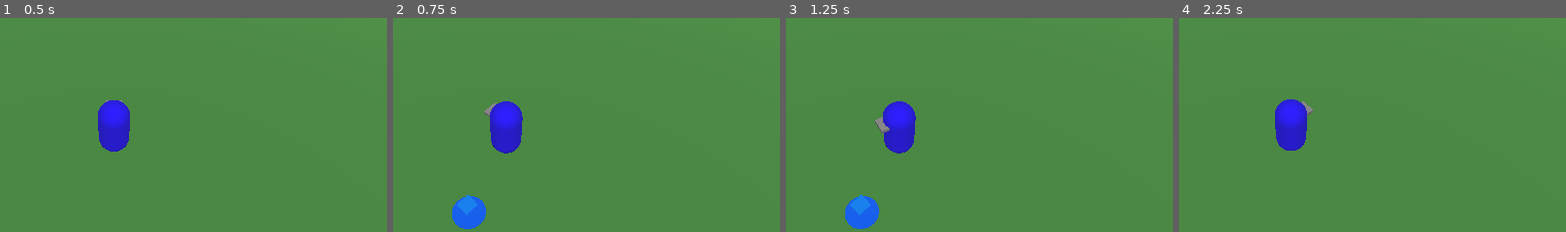
Above: before the commit, frames 1-4 (left to right).
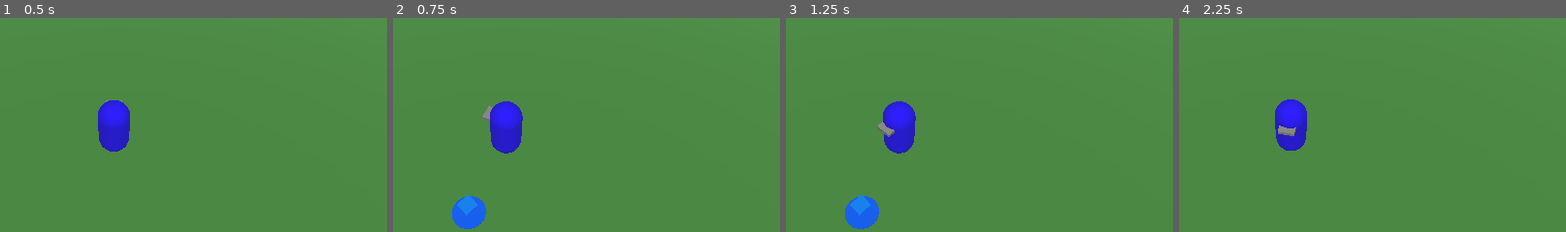
Above: after the commit, the same moments.

Repository: vitorreao/dungeon_walkers
Game: Godot game, scene res://levels/Level.tscn
The game is run twice, just before and just after one commit, with the same random seed, the same clock (stepped at 60 frames per second) and the same inputs.
Inputs (mouse positions are % of the whole screen's width and height, from its top left):
- Up to frame 1 (0.5 s): no input
- Up to frame 2 (0.75 s): tap Enter at 0.5 s; move the mouse to (45, 70) at 0.52 s; press the mouse at (45, 70) at 0.53 s
- Up to frame 3 (1.25 s): no input
- Up to frame 4 (2.25 s): tap Space at 1.25 s; move the mouse to (80, 65) at 1.27 s; release the mouse at (80, 65) at 1.28 s; right-click (80, 65) at 1.35 s; click (80, 65) at 1.42 s; move the mouse to (20, 34) at 2.02 s; press the mouse at (20, 34) at 2.03 s
The pictures show only the part of the screen within x 35-85%, y 24-74%; the shares and areas given below are measured in that part.

Frame 1 is identical in both runs. In frame 2, less than 0.1% of the frame differs, in the area x 23-34%, y 39-56%; in frame 3, 0.1%; in frame 4, 0.2%, in the area x 25-35%, y 38-56%.

Commit message:
Simplify player look at target

Diff:
--- a/character_controller/player.gd
+++ b/character_controller/player.gd
@@ -4,13 +4,12 @@
 signal navigation_finished()
 
 @export var movement_speed : float = 4.0
-@export var turn_speed: float = 2.0
+@export var turn_speed: float = 3.0
 
 @onready var navigation_agent : NavigationAgent3D = $NavigationAgent3D
 
 var _is_navigating: bool = false
 var _curr_dest_position: Vector3 = Vector3.ZERO
-var _rotation_t: float = 0.0
 var _curr_src_rotation: float
 var _curr_dest_rotation: float
 
@@ -30,16 +29,11 @@
 
 func _look_at_target(delta):
 	var next_path_position : Vector3 = navigation_agent.get_next_path_position()
-	if _curr_dest_position != next_path_position:
-		_rotation_t = 0.0
-		_curr_dest_position = next_path_position
-		_curr_src_rotation = rotation.y
-		var aux_transform = transform
-		look_at(next_path_position, Vector3.UP)
-		_curr_dest_rotation = rotation.y
-		transform = aux_transform
-	_rotation_t = min(_rotation_t + delta * turn_speed, 1.0)
-	rotation.y = lerp_angle(_curr_src_rotation, _curr_dest_rotation, _rotation_t)
+	var target_rotation_y = atan2(
+		global_position.x - next_path_position.x,
+		global_position.z - next_path_position.z
+	)
+	rotation.y = lerp_angle(rotation.y, target_rotation_y, turn_speed * delta)
 
 func _set_new_velocity():
 	var next_path_position : Vector3 = navigation_agent.get_next_path_position()
